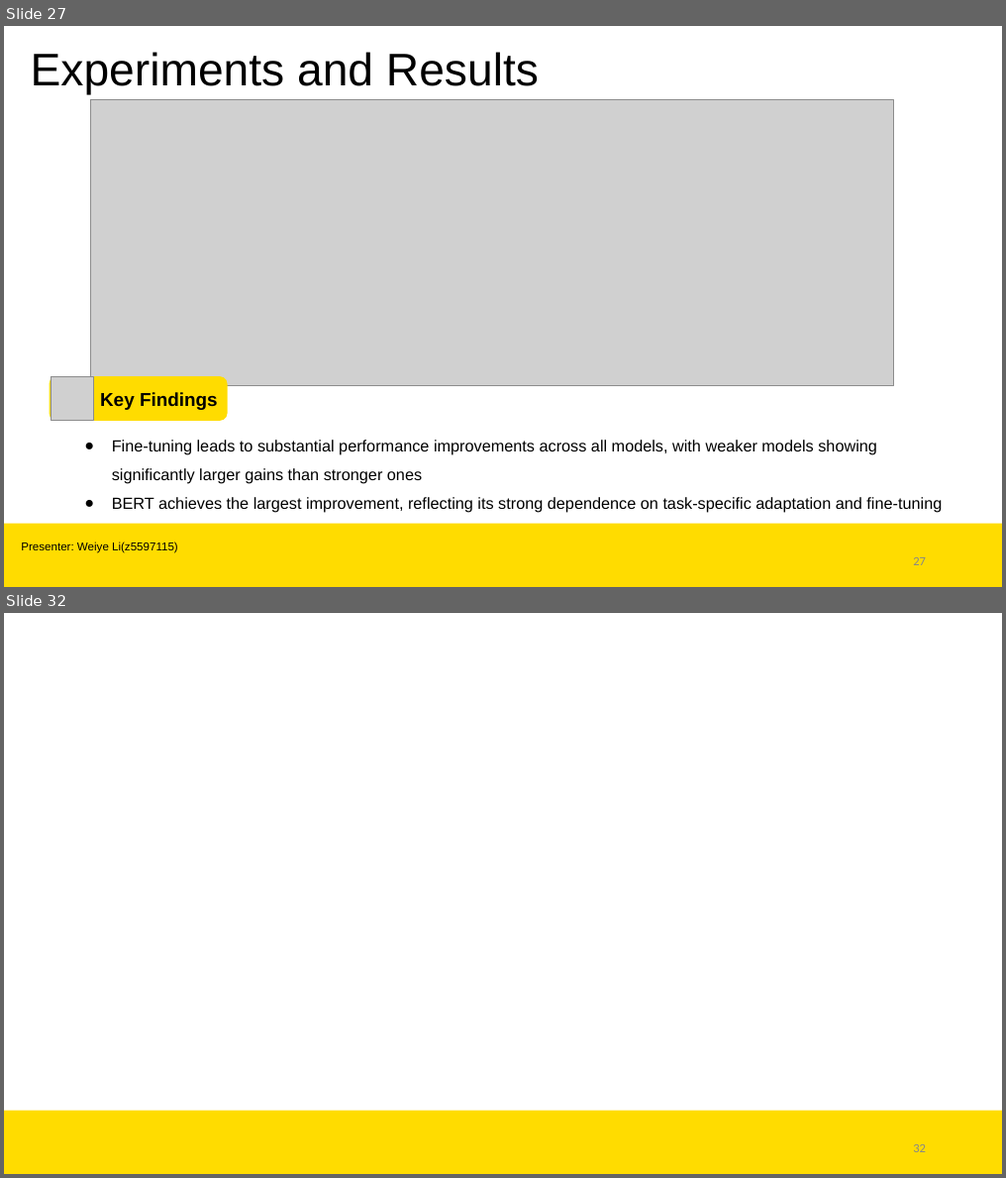
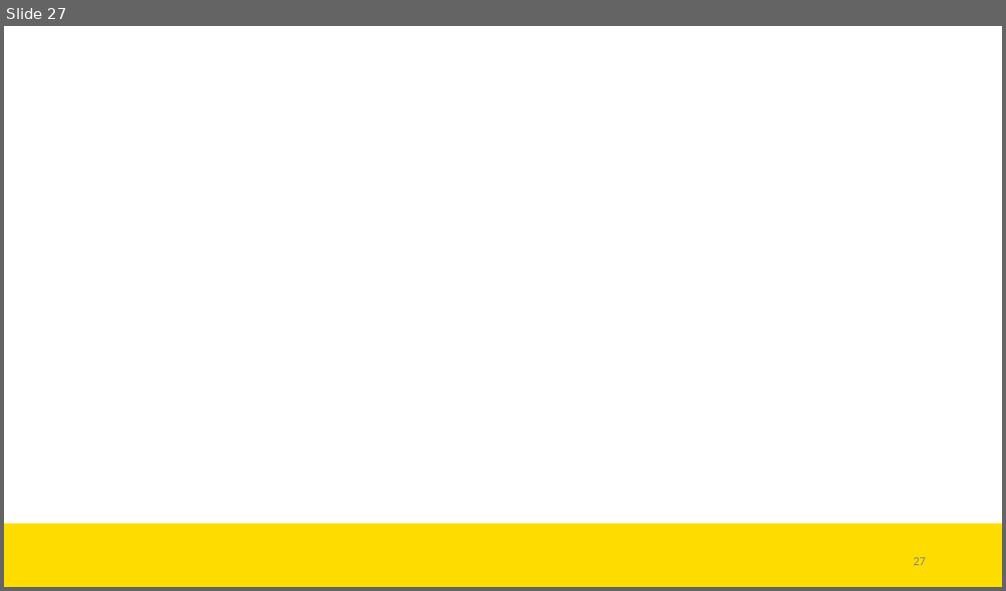
Before and after one commit to SenRanja/CloseClaw, a slide deck: presentation/CloseClowPresentation.pptx. Shown one above the other, each under a label of ours: slides 27 and 32 before the commit, slide 27 after it; the slides between them are not shown. The pictures are 1006x1178 and 1006x591 pixels, drawn with LibreOffice and Linux fonts; fonts in the diff are those of the drawing; grey boxes stand for pictures; background and template pictures are left out. Boxes give left, top, right and bottom in pixels: in the first picture for what was removed or moved away, otherwise in the second. Text is boxed around its words. In the diff, an @@ line names an element or a change of style, - is before the commit and + after.

```diff
--- a/presentation/CloseClowPresentation.pptx
+++ b/presentation/CloseClowPresentation.pptx
@@ slide 27 removed at <box>4,26,1002,587</box>, background #FFFFFF; not listed: 1 template element that a slide beside it also shows @@
@@ text removed at <box>31,52,539,95</box> @@
-Experiments and Results
@@ picture removed at <box>90,100,893,386</box> @@
@@ rounded rectangle removed at <box>49,377,227,421</box> @@
-Key Findings
@@ picture removed at <box>51,377,94,421</box> @@
@@ text removed at <box>112,440,942,513</box> @@
-● Fine-tuning leads to substantial performance improvements across all models, with weaker models showing significantly larger gains than stronger ones
-● BERT achieves the largest improvement, reflecting its strong dependence on task-specific adaptation and fine-tuning
@@ text removed at <box>21,542,178,554</box> @@
-Presenter: Weiye Li(z5597115)
@@ page number removed at <box>913,558,926,566</box> @@
-27
@@ what was slide 32 is now slide 27 @@
@@ page number at <box>913,558,926,566</box>: text changed @@
-32
+27
```
Also in this commit, not shown: 5 slides changed, 1 slide added, 5 other slides removed, 2 other files.
